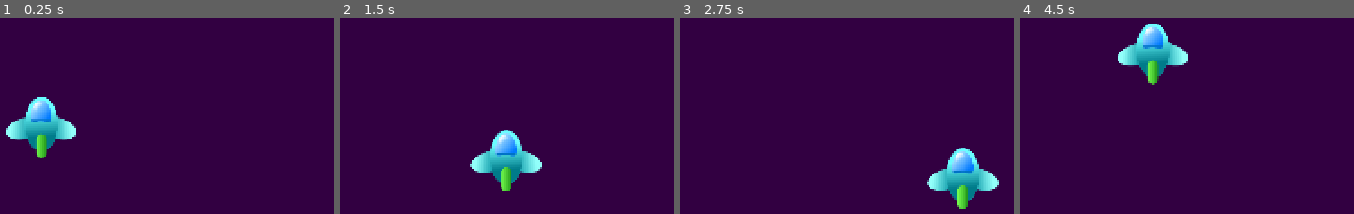
Above: before the commit, frames 1-4 (left to right).
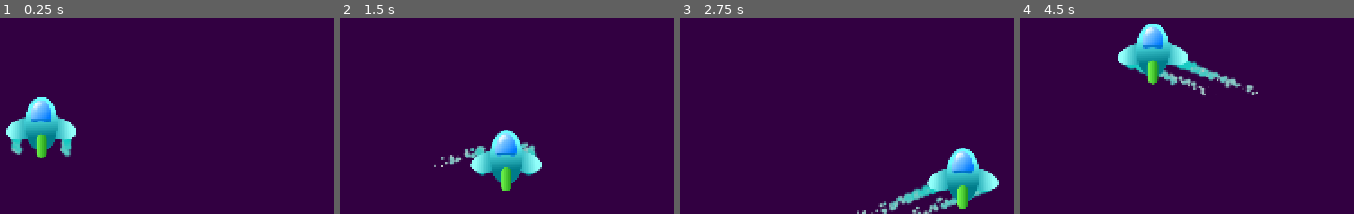
Above: after the commit, the same moments.

Repository: LHO-Developments/Godot-Projects
Game: Godot game, scene res://Scenes/Level/level.tscn
The game is run twice, just before and just after one commit, with the same random seed, the same clock (stepped at 60 frames per second) and the same inputs.
Inputs:
- Up to frame 1 (0.25 s): no input
- Up to frame 2 (1.5 s): tap Enter at 0.5 s; hold D (right) 0.53-1.28 s; hold S (down) from 1.28 s (still down)
- Up to frame 3 (2.75 s): release S (down) at 2.03 s; hold D (right) from 2.03 s (still down)
- Up to frame 4 (4.5 s): release D (right) at 2.78 s; hold W (up) 2.78-3.53 s; hold A (left) from 3.53 s (still down)

The runs differ from the first frame. In frame 1, 0.5% of the frame differs, in the area x 3-22%, y 61-71%; in frame 2, 0.8%; in frame 3, 1.5%; in frame 4, 1.7%, in the area x 31-72%, y 21-40%.

Commit message:
Create player thrust scene

Diff:
--- /dev/null
+++ b/Space Ace/space-ace/PlayerThrust/PlayerThrust.tscn
@@ -0,0 +1,28 @@
+[gd_scene format=3 uid="uid://bo3gnni0lowo6"]
+
+[ext_resource type="Texture2D" uid="uid://ogiufw6ufw5" path="res://Asset/Textures/ParticleDot16.png" id="1_gmm0o"]
+
+[sub_resource type="Curve" id="Curve_gmm0o"]
+_data = [Vector2(0, 1), 0.0, 0.0, 0, 0, Vector2(0.6861702, 0.7191012), 0.0, 0.0, 0, 0, Vector2(1, 0), 0.0, 0.0, 0, 0]
+point_count = 3
+
+[sub_resource type="Gradient" id="Gradient_glgrr"]
+offsets = PackedFloat32Array(0, 0.9691358, 1)
+colors = PackedColorArray(0, 0.79607844, 0.75686276, 1, 0.7777778, 0.7777778, 0.7777778, 1, 1, 1, 1, 1)
+
+[node name="PlayerThrust" type="CPUParticles2D" unique_id=1830897507]
+amount = 108
+texture = ExtResource("1_gmm0o")
+lifetime = 0.6
+lifetime_randomness = 0.77
+emission_shape = 1
+emission_sphere_radius = 6.0
+direction = Vector2(0, 1)
+spread = 5.0
+gravity = Vector2(0, 0)
+initial_velocity_min = 100.0
+initial_velocity_max = 130.0
+scale_amount_min = 0.7
+scale_amount_max = 1.4
+scale_amount_curve = SubResource("Curve_gmm0o")
+color_ramp = SubResource("Gradient_glgrr")
--- a/Space Ace/space-ace/Scenes/Player/Player.tscn
+++ b/Space Ace/space-ace/Scenes/Player/Player.tscn
@@ -1,10 +1,17 @@
 [gd_scene format=3 uid="uid://cwvkoimo7kywb"]
 
+[ext_resource type="PackedScene" uid="uid://bo3gnni0lowo6" path="res://PlayerThrust/PlayerThrust.tscn" id="1_h54ih"]
 [ext_resource type="Texture2D" uid="uid://bhcn17efdadjl" path="res://Asset/Images/player.png" id="1_s0eop"]
 [ext_resource type="PackedScene" uid="uid://dbcp152uveyfj" path="res://Component/Movement/PlayerMovement.tscn" id="2_ft8w5"]
 
 [node name="Player" type="Node2D" unique_id=1328625762]
 
+[node name="PlayerThrust" parent="." unique_id=1830897507 instance=ExtResource("1_h54ih")]
+position = Vector2(44, 14)
+
+[node name="PlayerThrust2" parent="." unique_id=1425498486 instance=ExtResource("1_h54ih")]
+position = Vector2(-44, 14)
+
 [node name="Sprite2D" type="Sprite2D" parent="." unique_id=1835836612]
 texture = ExtResource("1_s0eop")
 
